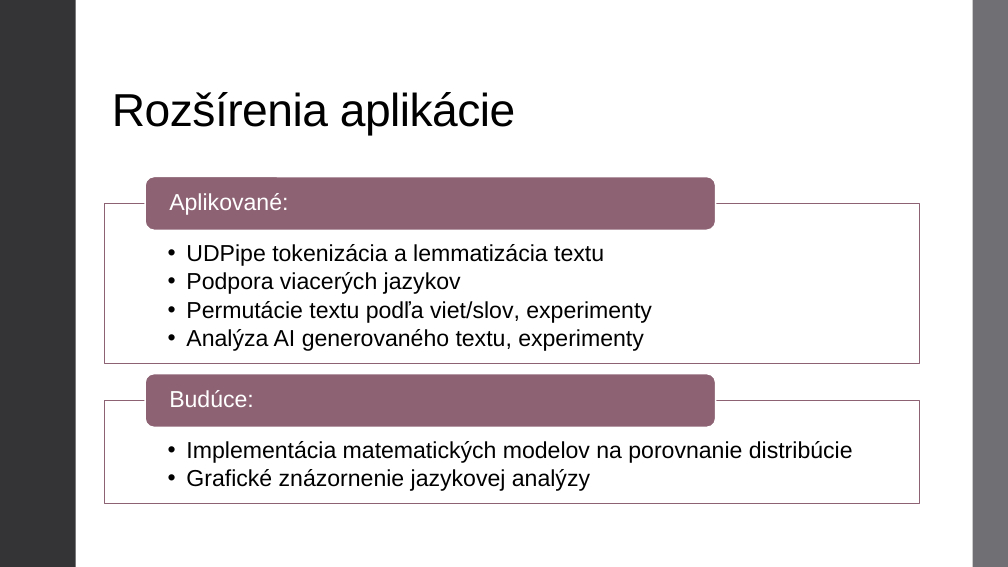
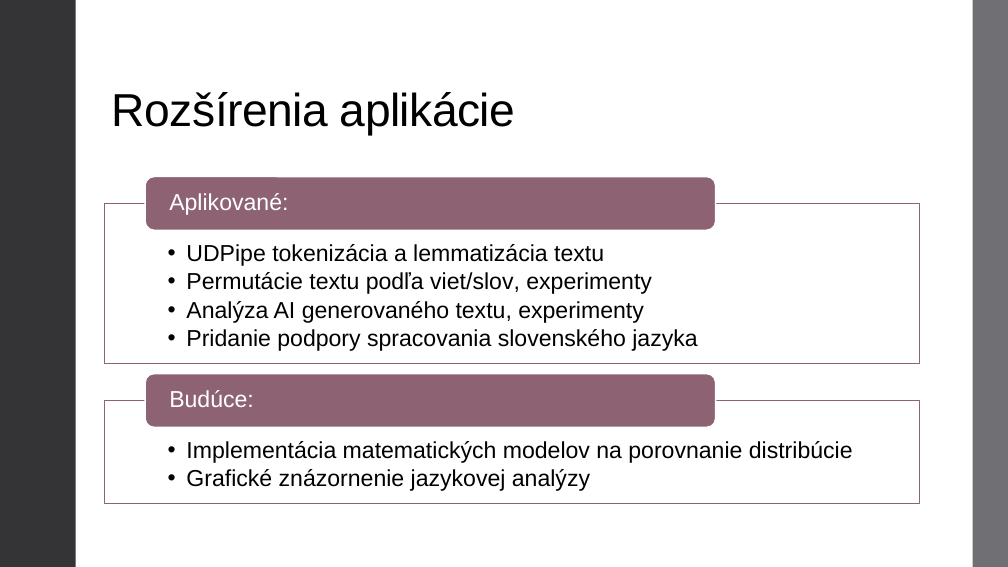
Before and after one commit to Nemeth03/Masters-Thesis, a slide deck: slide 7 of ProjektovySeminar.pptx. Drawn at 1008x567 pixels with LibreOffice and Linux fonts; fonts in the diff are those of the drawing. Boxes give left, top, right and bottom in pixels: in the first picture for what was removed or moved away, otherwise in the second. Text is boxed around its words. In the diff, an @@ line names an element or a change of style, - is before the commit and + after.

```diff
--- a/ProjektovySeminar.pptx
+++ b/ProjektovySeminar.pptx
@@ text at (x1=186, y1=272, x2=461, y2=294): paragraph removed @@
-  • Podpora viacerých jazykov
@@ text at (x1=186, y1=329, x2=697, y2=351): paragraph added @@
+  • Pridanie podpory spracovania slovenského jazyka
```
Also in this commit, not shown: 4 other slides changed, 4 slides added, 2 slides removed.
